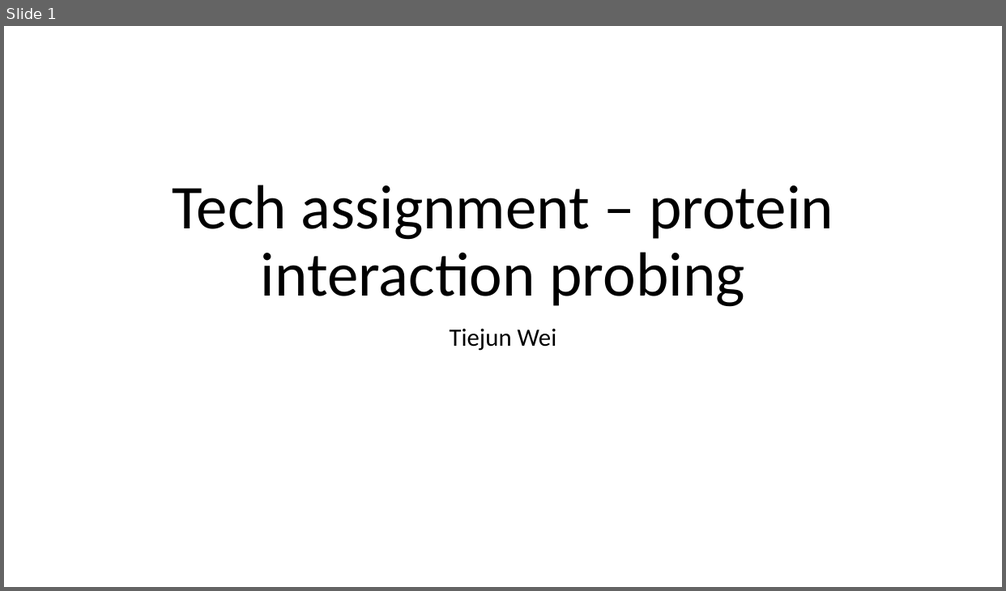
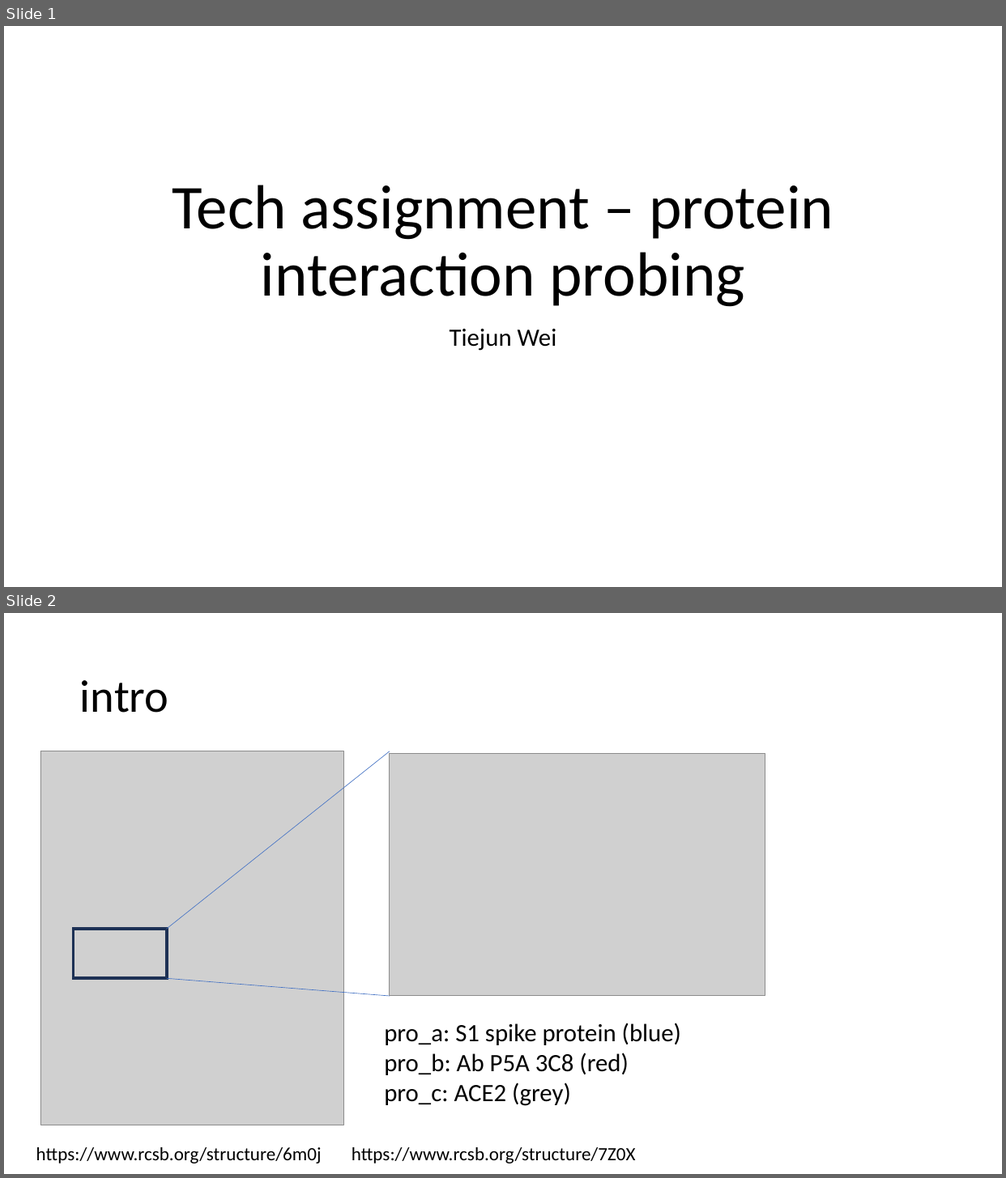
Before and after one commit to DerienFe/InstaD_pro_abc, a slide deck: Tech_assignment_slides.pptx. Shown one above the other, each under a label of ours: slide 1 before the commit, slides 1 and 2 after it. The pictures are 1006x591 and 1006x1178 pixels, drawn with LibreOffice and Linux fonts; fonts in the diff are those of the drawing; grey boxes stand for pictures. Boxes give left, top, right and bottom in pixels: in the first picture for what was removed or moved away, otherwise in the second. Text is boxed around its words. In the diff, an @@ line names an element or a change of style, - is before the commit and + after.

```diff
--- a/Tech_assignment_slides.pptx
+++ b/Tech_assignment_slides.pptx
@@ slide 2 added at (4, 613, 1002, 1174), background #FFFFFF @@
@@ title added at (80, 680, 169, 713), 44 pt, text #000000 @@
+intro
@@ picture added at (40, 752, 345, 1125) @@
@@ line added from (167, 929) to (390, 752), #4472C4 0.5 pt @@
@@ picture added at (390, 754, 765, 996) @@
@@ rectangle added at (74, 929, 167, 978), outline #1E3256 3 pt @@
@@ line added from (167, 978) to (390, 996), #4472C4 0.5 pt @@
@@ text added at (384, 1023, 681, 1106), 24 pt, text #000000 @@
+pro_a: S1 spike protein (blue)
+pro_b: Ab P5A 3C8 (red)
+pro_c: ACE2 (grey)
@@ text added at (36, 1148, 322, 1164), 18 pt, text #000000 @@
+https://www.rcsb.org/structure/6m0j
@@ text added at (351, 1148, 636, 1164), 18 pt, text #000000 @@
+https://www.rcsb.org/structure/7Z0X
```
Also in this commit, not shown: 5 other slides added, 3 slides removed, 10 other files.
